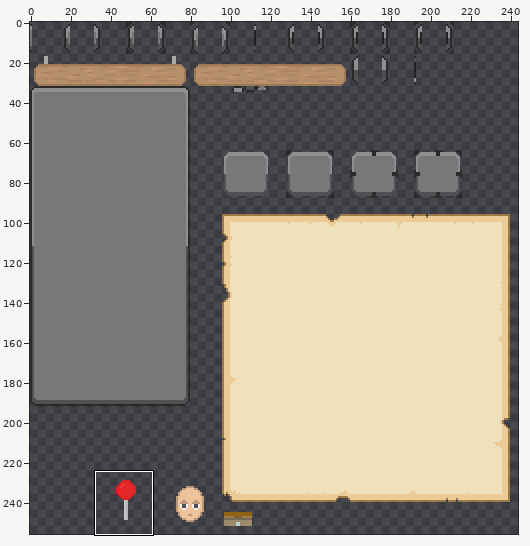
One commit to this sprite sheet: res/ui_sprite_sheet.png. Above: a wide view before the commit, with the close-up outlined.
Close-up. Before:
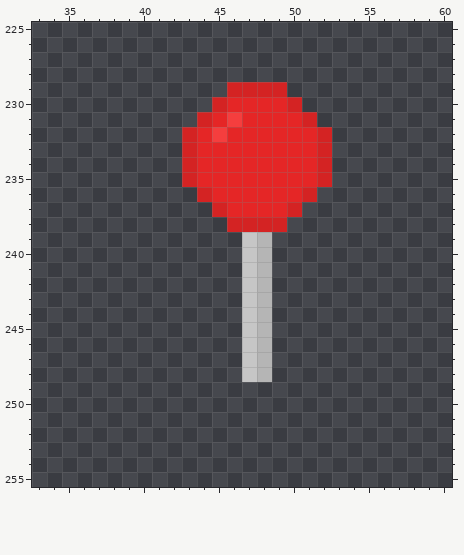
The file is 256x256 pixels. Colours within 5 levels of each other are drawn and written as one. Shown: x 33..60, y 225..255. The wide view leaves out empty margins.
After the commit:
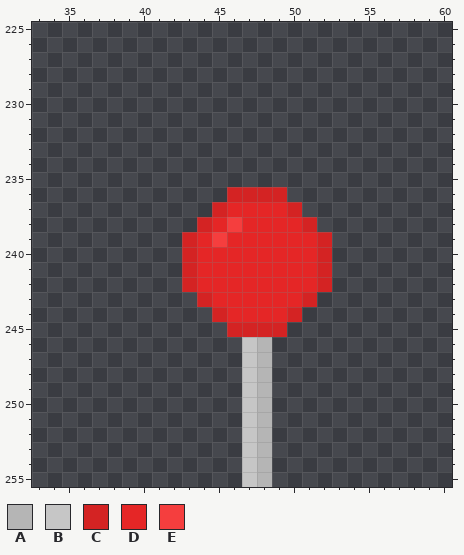
Palette (. is transparent): A #b5b5b5  B #c6c6c6  C #d42323  D #e52626  E #f53e3e
Author's note on the commit: Make pin icon larger, display with bottom at pinned location
The exact change:
y 229: x 46..49 CCCC -> ....
y 230: x 45..50 CDDDDC -> ......
y 231: x 44..51 CDEDDDDC -> ........
y 232: x 43..52 CDEDDDDDDC -> ..........
y 233..235: x 43..52 CDDDDDDDDC -> ..........
y 236: x 44..51 CDDDDDDC -> ..CCCC..
y 238: x 44..51 ..CCCC.. -> CDEDDDDC
y 239: x 43..52 ....BA.... -> CDEDDDDDDC
y 240..242: x 43..52 ....BA.... -> CDDDDDDDDC
y 243: x 44..51 ...BA... -> CDDDDDDC
y 244: x 45..50 ..BA.. -> CDDDDC
y 245: x 46..49 .BA. -> CCCC
y 249..255: x 47..48 .. -> BA
